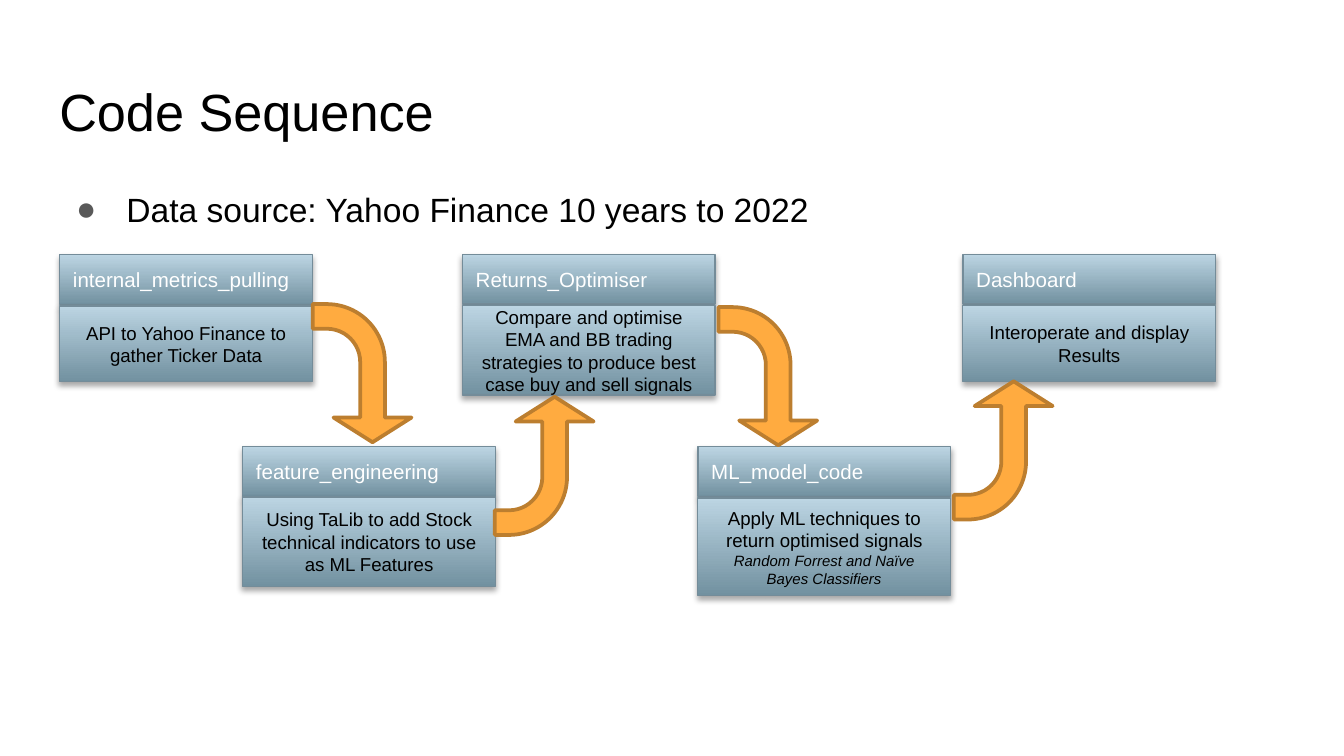
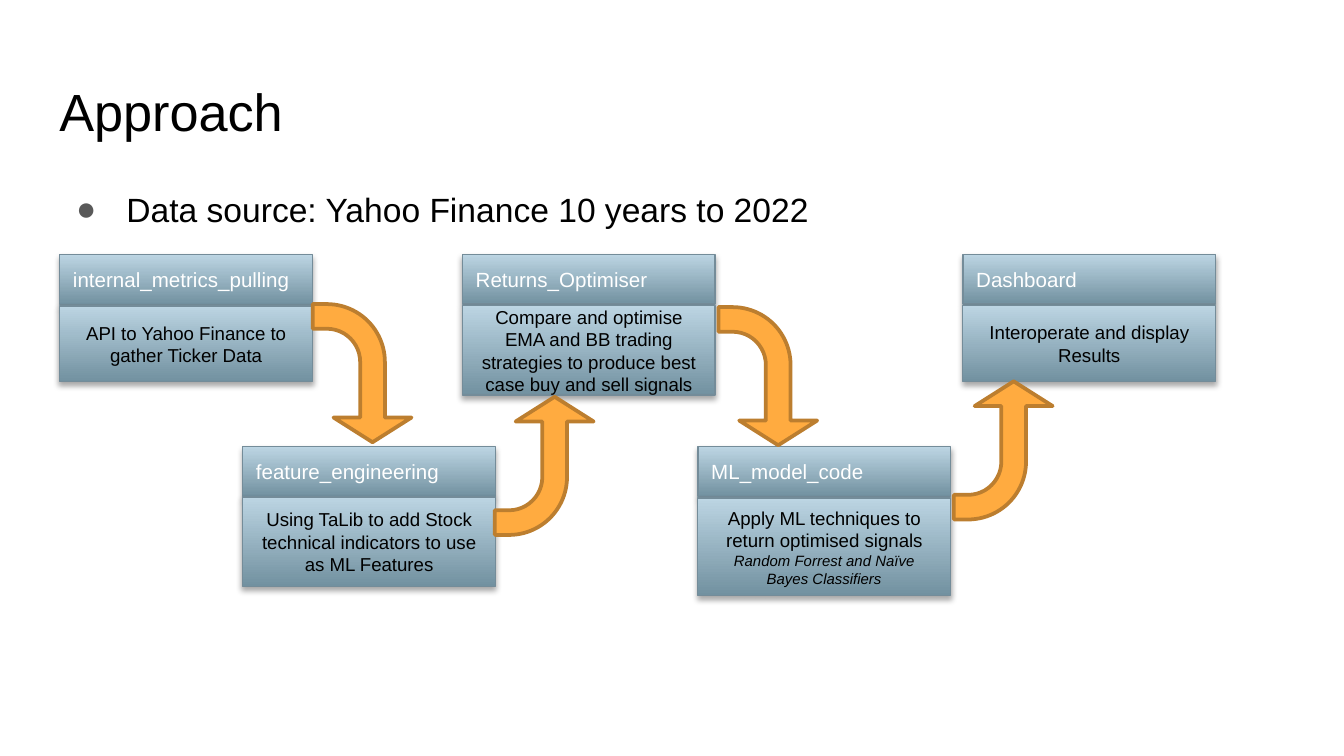
Before and after one commit to TRU-K/BCS-Project-2, a slide deck: slide 3 of Group 5 Presentation.pptx (slide 5 before the commit). Drawn at 1344x756 pixels with LibreOffice and Linux fonts; fonts in the diff are those of the drawing; background and template pictures are left out. Boxes give left, top, right and bottom in pixels: in the first picture for what was removed or moved away, otherwise in the second. Text is boxed around its words. In the diff, an @@ line names an element or a change of style, - is before the commit and + after.

```diff
--- a/Group 5 Presentation.pptx
+++ b/Group 5 Presentation.pptx
@@ title at box(59, 93, 282, 141): text changed @@
-Code Sequence
+Approach
```
Also in this commit, not shown: 4 other slides changed, 1 slide added, 1 slide removed.
